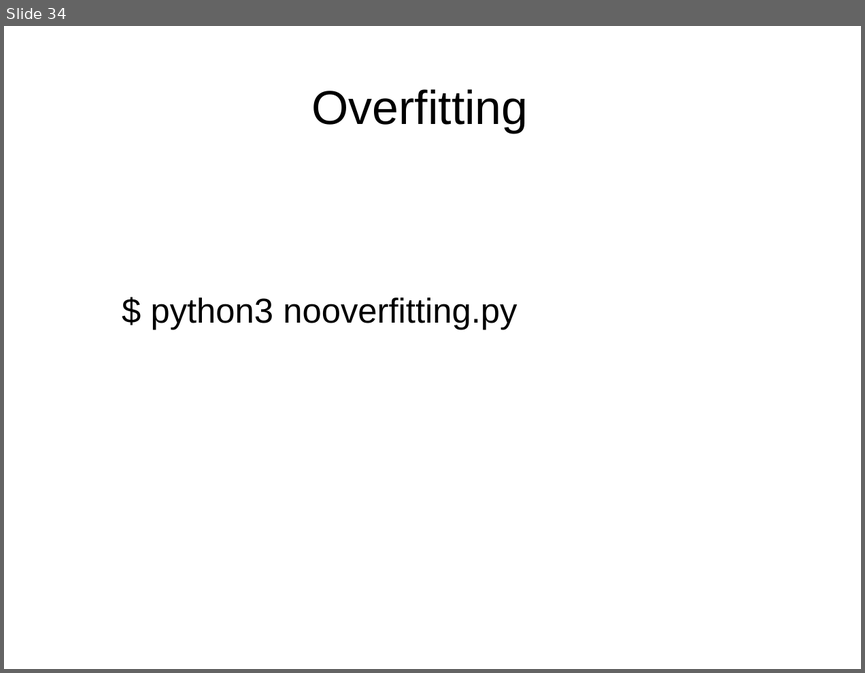
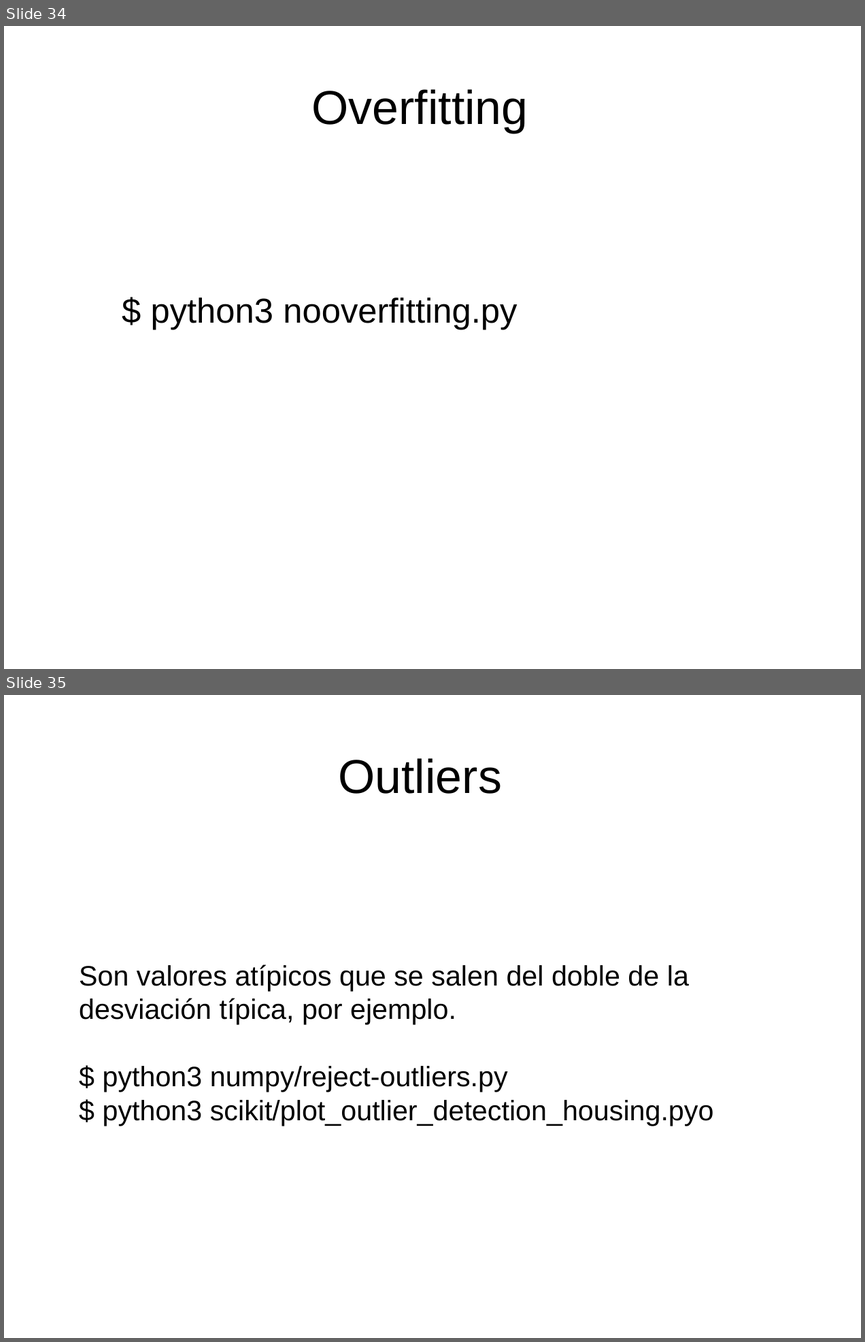
Before and after one commit to davidam/python-examples, a slide deck: presentations/scikit.odp. Shown one above the other, each under a label of ours: slide 34 before the commit, slides 34 and 35 after it. The pictures are 865x673 and 865x1342 pixels, drawn with LibreOffice and Linux fonts; fonts in the diff are those of the drawing. Boxes give left, top, right and bottom in pixels: in the first picture for what was removed or moved away, otherwise in the second. Text is boxed around its words. In the diff, an @@ line names an element or a change of style, - is before the commit and + after.

Commit message:
scikit.odp: add outliers slide and improvements

```diff
--- a/presentations/scikit.odp
+++ b/presentations/scikit.odp
@@ slide 35 added at [4, 695, 861, 1338], background #FFFFFF @@
@@ title added at [339, 758, 502, 794], 44 pt, text #000000 @@
+Outliers
@@ text added at [79, 964, 714, 1125], 26 pt, text #000000 @@
+Son valores atípicos que se salen del doble de la desviación típica, por ejemplo.
+$ python3 numpy/reject-outliers.py
+$ python3 scikit/plot_outlier_detection_housing.pyo
```
Also in this commit, not shown: 4 slides changed.
